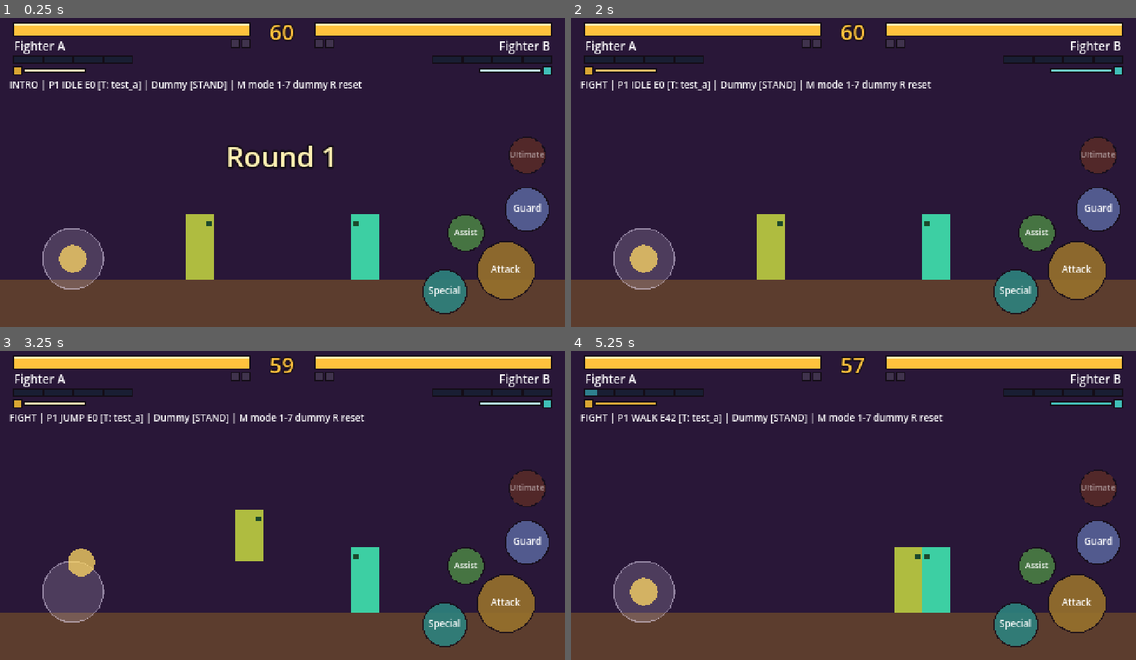
Above: before the commit, frames 1-4 (two rows, left to right).
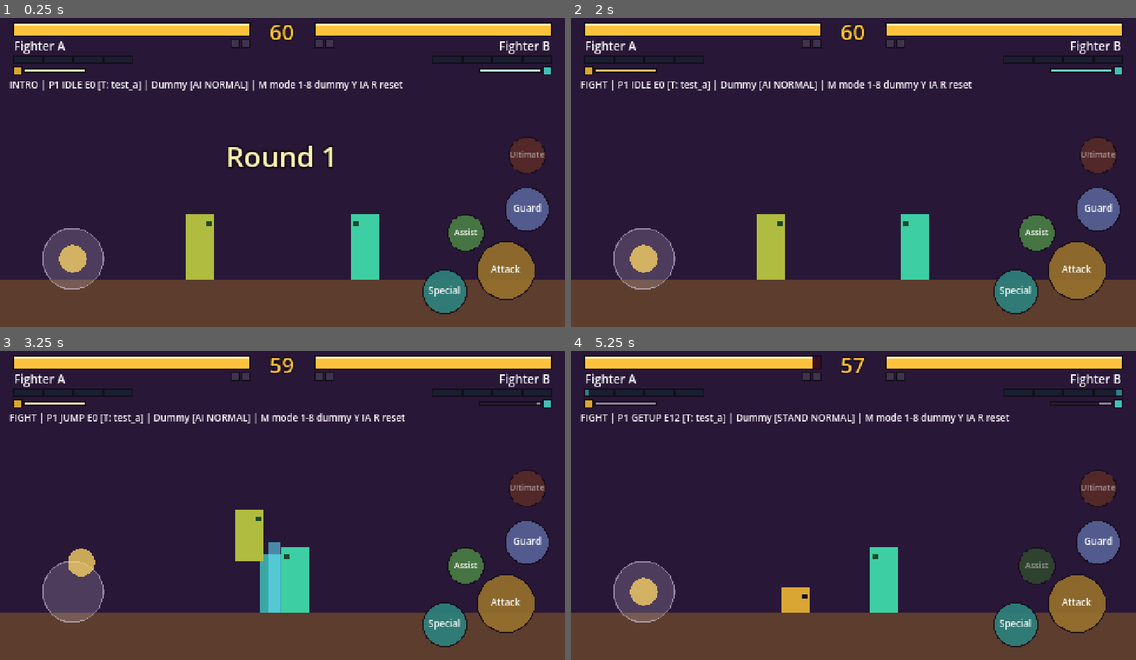
Above: after the commit, the same moments.

Repository: NabOuat/Fighter
Game: Godot game, scene res://scenes/fight/fight.tscn
Same seed, same stepped clock (60 frames per second), same inputs: the game is played once before the commit and once after it.
Inputs (mouse positions are in pixels of both pictures, inside the frame that each line leads up to):
- Up to frame 1 (0.25 s): no input
- Up to frame 2 (2 s): tap Enter at 0.5 s; move the mouse to (977, 150) at 0.52 s; hold D (move_right) 0.53-1.25 s; tap I (assist) at 0.6 s; click (977, 150) at 0.67 s; tap W (jump) at 0.77, 1.07 s; tap J (attack) at 0.8 s; drag from (740, 184) to (825, 231) at 1.27 s
- Up to frame 3 (3.25 s): move the mouse to (339, 431) at 2.02 s; hold A (move_left) 2.03-2.75 s; hold S (crouch) 2.03-2.75 s; tap L (guard) at 2.3 s; drag from (254, 564) to (113, 452) at 2.77 s
- Up to frame 4 (5.25 s): move the mouse to (1023, 548) at 3.52 s; hold D (move_right) 3.53-4.25 s; hold K (special) 3.53-4.25 s; tap W (jump) at 3.77, 4.07 s; tap U (ultimate) at 3.8 s; drag from (684, 452) to (768, 422) at 4.27 s; tap Space at 5 s; move the mouse to (881, 502) at 5.02 s; hold D (move_right) from 5.03 s (still down); tap 1 at 5.1 s; click (881, 502) at 5.17 s

The runs differ from the first frame. In frame 1, 0.6% of the frame differs, in the area x 34-72%, y 20-24%; in frame 2, 2.2%; in frame 3, 3.6%; in frame 4, 5.3%, in the area x 3-98%, y 1-85%.

Commit message:
Prototype de combat, étape 7 : IA
IA en trois niveaux (facile, normale, difficile) qui joue avec les
mêmes commandes qu'un joueur : parade haute ou basse, contre parfait,
esquive mystique, punition des coups ratés, plans d'attaque (combo,
coup bas, saut, projectile, attaque foncée, soutien, charge, ultime),
réserve d'énergie pour l'esquive et économie pour l'ultime. Elle
contrôle l'adversaire par défaut (touche Y : difficulté, 8 : IA).
Fin de la phase 1 : prototype de combat.

Co-Authored-By: Claude Opus 5.5 <noreply@anthropic.com>

Diff:
--- a/scenes/fight/fight.gd
+++ b/scenes/fight/fight.gd
@@ -18,8 +18,8 @@
 
 ## Les étapes d'un combat.
 enum Phase { INTRO, FIGHT, ROUND_OVER, MATCH_OVER }
-## Ce que fait le mannequin (touches 1 à 7 pendant le test).
-enum DummyMode { STAND, GUARD_HIGH, GUARD_LOW, ATTACK, ATTACK_LOW, PROJECTILE, ASSIST }
+## Ce que fait le mannequin (touches 1 à 8 pendant le test). AI = l'ordinateur joue vraiment.
+enum DummyMode { STAND, GUARD_HIGH, GUARD_LOW, ATTACK, ATTACK_LOW, PROJECTILE, ASSIST, AI }
 
 ## Soutiens de test, à faire défiler avec la touche T : attaque, protection, soin.
 const TEST_SUPPORTS: Array[FighterData] = [
@@ -79,7 +79,9 @@
 
 var hitstop := 0
 var ultimate_freeze := 0
-var dummy_mode: DummyMode = DummyMode.STAND
+var dummy_mode: DummyMode = DummyMode.AI
+## L'adversaire contrôlé par l'ordinateur (touche Y : changer la difficulté).
+var ai := FighterAI.new(FighterAI.Difficulty.NORMAL)
 var frame_count := 0
 var popup_frames := 0
 var projectiles: Array[Projectile] = []
@@ -192,9 +194,11 @@
 		KEY_0:
 			for fighter in fighters:
 				fighter.energy = 0.0
-		KEY_1, KEY_2, KEY_3, KEY_4, KEY_5, KEY_6, KEY_7:
+		KEY_1, KEY_2, KEY_3, KEY_4, KEY_5, KEY_6, KEY_7, KEY_8:
 			dummy_mode = (event.physical_keycode - KEY_1) as DummyMode
 			frame_count = 0
+		KEY_Y:
+			ai.difficulty = ((ai.difficulty + 1) % FighterAI.Difficulty.size()) as FighterAI.Difficulty
 		KEY_T:
 			support_index = (support_index + 1) % TEST_SUPPORTS.size()
 			player.support = TEST_SUPPORTS[support_index]
@@ -323,6 +327,9 @@
 
 ## Donne ses commandes au mannequin selon le mode choisi.
 func _drive_dummy() -> void:
+	if dummy_mode == DummyMode.AI:
+		ai.update(dummy, player, projectiles)
+		return
 	var intent := dummy.intent
 	var beat := frame_count % DUMMY_PERIOD
 	intent.guard = dummy_mode in [DummyMode.GUARD_HIGH, DummyMode.GUARD_LOW]
@@ -547,8 +554,8 @@
 	dim.visible = ultimate_freeze > 0
 	# Texte de débogage pour le développeur, absent du jeu final
 	# (c'est pour ça qu'il n'est pas dans le fichier de traductions).
-	debug_label.text = "%s | P1 %s E%d [T: %s] | Dummy [%s] | M mode 1-7 dummy R reset" % [
+	debug_label.text = "%s | P1 %s E%d [T: %s] | Dummy [%s %s] | M mode 1-8 dummy Y IA R reset" % [
 		"TRAINING" if training else Phase.keys()[phase],
 		Fighter.State.keys()[player.state], int(player.energy), player.support.id,
-		DummyMode.keys()[dummy_mode],
+		DummyMode.keys()[dummy_mode], FighterAI.Difficulty.keys()[ai.difficulty],
 	]
--- a/scenes/fighters/fighter.gd
+++ b/scenes/fighters/fighter.gd
@@ -84,6 +84,9 @@
 var energy := 0.0
 var current_attack: AttackData
 var attack_frame := 0
+## Numéro de l'attaque, augmenté à chaque nouveau coup (sert à l'IA pour
+## reconnaître un coup qu'elle a déjà vu).
+var attack_serial := 0
 ## Position dans le combo (0 = premier coup).
 var combo_index := -1
 ## Vrai quand l'attaque en cours a déjà touché (un coup ne touche qu'une fois).
@@ -420,6 +423,7 @@
 	current_attack = attack
 	attack_frame = 0
 	attack_has_hit = false
+	attack_serial += 1
 
 
 ## Lance le spécial demandé (1 ou 2) s'il y a assez d'énergie. Renvoie vrai s'il part.
--- /dev/null
+++ b/scenes/fighters/fighter_ai.gd
@@ -0,0 +1,310 @@
+class_name FighterAI
+extends RefCounted
+## L'intelligence artificielle d'un combattant contrôlé par l'ordinateur.
+##
+## Elle ne triche pas : elle remplit les « intentions » du combattant (avancer,
+## frapper, parer...) exactement comme un joueur avec sa manette, et le
+## combattant applique les mêmes règles. La difficulté change seulement la
+## vitesse de réaction et la qualité des choix.
+##
+## Chaque frame, dans cet ordre :
+##   1. si elle encaisse un coup : tenter l'esquive mystique ;
+##   2. si un coup ou un projectile arrive : parer ou contrer (selon la difficulté) ;
+##   3. si l'adversaire a raté un coup juste devant elle : le punir ;
+##   4. sinon, suivre son plan du moment (avancer, frapper, lancer un projectile...)
+##      et en choisir un nouveau quand il est fini.
+
+enum Difficulty { EASY, NORMAL, HARD }
+enum Plan { WAIT, APPROACH, RETREAT, COMBO, LOW_ATTACK, JUMP_IN, PROJECTILE, DASH, ULTIMATE, ASSIST, CHARGE }
+
+## Réglages selon la difficulté (les chances vont de 0 à 1).
+## think : frames entre deux décisions (plus c'est petit, plus elle réagit vite).
+const SETTINGS := {
+	Difficulty.EASY: {
+		"think": 28, "block": 0.15, "parry": 0.0, "dodge": 0.0, "aggression": 0.35,
+		"punish": 0.1, "cancel": 0.0, "ultimate": 0.3, "assist": 0.1,
+	},
+	Difficulty.NORMAL: {
+		"think": 16, "block": 0.5, "parry": 0.05, "dodge": 0.25, "aggression": 0.55,
+		"punish": 0.45, "cancel": 0.3, "ultimate": 0.7, "assist": 0.2,
+	},
+	Difficulty.HARD: {
+		"think": 7, "block": 0.85, "parry": 0.25, "dodge": 0.6, "aggression": 0.7,
+		"punish": 0.9, "cancel": 0.8, "ultimate": 1.0, "assist": 0.3,
+	},
+}
+## Distances, en pixels : à portée du combo, et distance moyenne.
+const CLOSE := 34.0
+const MID := 90.0
+## Écart entre deux appuis sur Attaque dans un combo.
+const COMBO_GAP := 7
+## Un appui court sur Spécial dure 3 frames (au-delà de 10, on chargerait).
+const SPECIAL_TAP := 3
+## Un projectile est une menace quand il est à moins de cette distance.
+const PROJECTILE_ALERT := 110.0
+
+var difficulty: Difficulty
+var rng := RandomNumberGenerator.new()
+
+var _plan: Plan = Plan.WAIT
+var _plan_frame := 0
+var _plan_length := 0
+var _think_cooldown := 0
+## La menace déjà évaluée (pour ne tirer au sort qu'une fois par coup adverse).
+var _threat_key := ""
+var _will_block := false
+var _will_parry := false
+var _parry_done := false
+var _dodge_tried := false
+var _punish_key := ""
+var _cancel_key := ""
+var _air_attack_done := false
+
+
+## seed : graine du hasard (0 = différente à chaque partie, autre = parties rejouables).
+func _init(level: Difficulty = Difficulty.NORMAL, seed := 0) -> void:
+	difficulty = level
+	if seed != 0:
+		rng.seed = seed
+	else:
+		rng.randomize()
+
+
+## Appelée à chaque frame par l'arène, avant que le combattant lise ses intentions.
+func update(me: Fighter, op: Fighter, projectiles: Array[Projectile]) -> void:
+	var intent := me.intent
+	for key in intent:
+		intent[key] = false
+	var s: Dictionary = SETTINGS[difficulty]
+	var toward := 1 if op.global_position.x > me.global_position.x else -1
+	var distance := absf(op.global_position.x - me.global_position.x)
+	_think_cooldown = maxi(0, _think_cooldown - 1)
+
+	# 1. Encaisser : une seule tentative d'esquive par coup reçu.
+	if me.state == Fighter.State.HITSTUN:
+		if not _dodge_tried:
+			_dodge_tried = true
+			if me.energy >= Fighter.ENERGY_SEGMENT and _roll(s.dodge):
+				intent.guard_pressed = true
+		return
+	_dodge_tried = false
+
+	# 2. Se défendre.
+	if _defend(me, op, projectiles, distance, toward, s):
+		return
+
+	# 3. Annuler un combo qui a touché en attaque foncée (spécial 2).
+	if _try_cancel(me, toward, s):
+		return
+
+	# 4. Punir un coup raté juste devant soi.
+	if _try_punish(me, op, distance, s):
+		return
+
+	# 5. Suivre le plan, ou en choisir un nouveau.
+	if _plan_frame >= _plan_length and _think_cooldown == 0:
+		_choose_plan(me, op, distance, s)
+	_follow_plan(me, op, distance, toward)
+	_plan_frame += 1
+
+
+# --- Défense -----------------------------------------------------------------
+
+## Renvoie vrai si l'IA se défend à cette frame (elle ne fait rien d'autre).
+func _defend(me: Fighter, op: Fighter, projectiles: Array[Projectile], distance: float, toward: int, s: Dictionary) -> bool:
+	var threat := _find_threat(me, op, projectiles, distance)
+	if threat.is_empty():
+		_threat_key = ""
+		return false
+	if threat.key != _threat_key:
+		# Nouvelle menace : on décide une seule fois si on la pare ou si on la contre.
+		_threat_key = threat.key
+		_will_block = _roll(s.block)
+		_will_parry = _roll(s.parry)
+		_parry_done = false
+	var intent := me.intent
+	# Contre parfait : appuyer sur Garde 2 à 3 frames avant l'impact.
+	if _will_parry and not _parry_done and threat.frames_to_hit <= 3:
+		_parry_done = true
+		intent.guard_pressed = true
+		return true
+	if _will_block:
+		intent.guard = true
+		intent.crouch = threat.low
+		return true
+	return false
+
+
+## Cherche ce qui va frapper l'IA : un coup de l'adversaire à portée, ou un projectile
+## qui arrive. Renvoie {} s'il n'y a rien, sinon {key, low, frames_to_hit}.
+func _find_threat(me: Fighter, op: Fighter, projectiles: Array[Projectile], distance: float) -> Dictionary:
+	var attack := op.current_attack
+	if attack and op.state in [Fighter.State.ATTACK, Fighter.State.JUMP]:
+		var before_end := attack.startup + attack.active - op.attack_frame
+		var reach := attack.hitbox.position.x + attack.hitbox.size.x + attack.dash_speed / 60.0 * attack.active + 14.0
+		if before_end >= 0 and distance < reach and attack.hitbox.has_area():
+			return {
+				"key": "a%d" % op.attack_serial,
+				"low": attack.hit_level == AttackData.HitLevel.LOW,
+				"frames_to_hit": maxi(0, attack.startup + 1 - op.attack_frame),
+			}
+	for projectile in projectiles:
+		if projectile.shooter != op:
+			continue
+		var gap := me.global_position.x - projectile.global_position.x
+		var coming := signf(gap) == float(projectile.direction)
+		if coming and absf(gap) < PROJECTILE_ALERT:
+			return {
+				"key": "p%d" % projectile.get_instance_id(),
+				"low": projectile.data.hit.hit_level == AttackData.HitLevel.LOW,
+				"frames_to_hit": int((absf(gap) - 20.0) / projectile.data.speed * 60.0),
+			}
+	return {}
+
+
+# --- Opportunités ------------------------------------------------------------
+
+## Après un coup du combo qui a touché : enchaîner sur le spécial 2 (avant + Spécial).
+func _try_cancel(me: Fighter, toward: int, s: Dictionary) -> bool:
+	if me.state != Fighter.State.ATTACK or not me.attack_has_hit or me.combo_index < 0:
+		return false
+	if me.data.special_2 == null or not _can_spend(me, s):
+		return false
+	var key := "c%d" % me.attack_serial
+	if key == _cancel_key:
+		return false
+	_cancel_key = key
+	if not _roll(s.cancel):
+		return false
+	_start_plan(Plan.DASH, 20)
+	_follow_plan(me, null, 0.0, toward)
+	_plan_frame += 1
+	return true
+
+
+## L'adversaire termine un coup raté juste devant : le frapper avant qu'il se remette.
+func _try_punish(me: Fighter, op: Fighter, distance: float, s: Dictionary) -> bool:
+	var attack := op.current_attack
+	if attack == null or op.state != Fighter.State.ATTACK or distance > CLOSE + 4.0:
+		return false
+	if op.attack_frame <= attack.startup + attack.active:
+		return false
+	var key := "x%d" % op.attack_serial
+	if key == _punish_key:
+		return false
+	_punish_key = key
+	if not _roll(s.punish):
+		return false
+	_start_plan(Plan.COMBO, 40)
+	return false
+
+
+# --- Plans -------------------------------------------------------------------
+
+func _choose_plan(me: Fighter, op: Fighter, distance: float, s: Dictionary) -> void:
+	_think_cooldown = s.think
+	var aggression: float = s.aggression
+	var r := rng.randf()
+	if me.energy >= Fighter.MAX_ENERGY and me.data.ultimate and distance < 80.0 and _roll(s.ultimate):
+		_start_plan(Plan.ULTIMATE, 60)
+	elif me.can_call_assist() and distance < 160.0 and _roll(s.assist):
+		_start_plan(Plan.ASSIST, 8)
+	elif distance > MID:
+		var saving := _saving_for_ultimate(me)
+		if saving and op.current_attack == null:
+			_start_plan(Plan.CHARGE, rng.randi_range(30, 70))
+		elif _can_spend(me, s) and me.active_projectiles == 0 and me.data.special_1 and r < 0.45:
+			_start_plan(Plan.PROJECTILE, 30)
+		elif me.energy < 2 * Fighter.ENERGY_SEGMENT and r < 0.65 and op.current_attack == null:
+			_start_plan(Plan.CHARGE, rng.randi_range(30, 70))
+		else:
+			_start_plan(Plan.APPROACH, rng.randi_range(20, 40))
+	elif distance > CLOSE:
+		if r < aggression * 0.5:
+			_start_plan(Plan.APPROACH, rng.randi_range(10, 20))
+		elif r < aggression * 0.7:
+			_start_plan(Plan.JUMP_IN, 70)
+		elif r < aggression * 0.85 and me.data.special_2 and _can_spend(me, s):
+			_start_plan(Plan.DASH, 40)
+		elif r < 0.9:
+			_start_plan(Plan.WAIT, rng.randi_range(8, 20))
+		else:
+			_start_plan(Plan.RETREAT, rng.randi_range(10, 20))
+	else:
+		if r < aggression:
+			_start_plan(Plan.LOW_ATTACK if rng.randf() < 0.3 else Plan.COMBO, 40)
+		elif r < aggression + 0.15:
+			_start_plan(Plan.RETREAT, rng.randi_range(10, 20))
+		else:
+			_start_plan(Plan.WAIT, rng.randi_range(5, 12))
+
+
+func _start_plan(plan: Plan, length: int) -> void:
+	_plan = plan
+	_plan_length = length
+	_plan_frame = 0
+	_air_attack_done = false
+
+
+func _follow_plan(me: Fighter, op: Fighter, distance: float, toward: int) -> void:
+	var intent := me.intent
+	var f := _plan_frame
+	match _plan:
+		Plan.APPROACH:
+			_hold_direction(intent, toward)
+			if distance < CLOSE - 4.0:
+				_plan_length = f
+		Plan.RETREAT:
+			_hold_direction(intent, -toward)
+		Plan.COMBO:
+			intent.attack = f in [0, COMBO_GAP, COMBO_GAP * 2]
+		Plan.LOW_ATTACK:
+			intent.crouch = f < 20
+			intent.attack = f == 1
+		Plan.JUMP_IN:
+			if f < 3:
+				intent.jump = true
+				_hold_direction(intent, toward)
+			elif me.state == Fighter.State.JUMP:
+				# Frapper en redescendant, une fois proche.
+				if not _air_attack_done and me.velocity.y > 0.0 and distance < 44.0:
+					intent.attack = true
+					_air_attack_done = true
+			elif f > 5:
+				_plan_length = f
+		Plan.PROJECTILE:
+			intent.special = f < SPECIAL_TAP
+		Plan.DASH:
+			intent.special = f < SPECIAL_TAP
+			if f < SPECIAL_TAP:
+				_hold_direction(intent, toward)
+		Plan.ULTIMATE:
+			intent.ultimate = f == 0
+		Plan.ASSIST:
+			intent.assist = f == 0
+		Plan.CHARGE:
+			# On arrête de charger si l'adversaire s'approche.
+			intent.special = true
+			if op and distance < MID:
+				_plan_length = f
+
+
+## Vrai si l'IA peut dépenser un segment pour un coup spécial. Si elle sait esquiver,
+## elle garde toujours un segment en réserve pour l'esquive mystique.
+func _can_spend(me: Fighter, s: Dictionary) -> bool:
+	var reserve := Fighter.ENERGY_SEGMENT if s.dodge > 0.0 else 0
+	return me.energy >= Fighter.ENERGY_SEGMENT + reserve and not _saving_for_ultimate(me)
+
+
+## À partir de 3 segments, l'IA garde son énergie pour l'ultime (sauf pour esquiver).
+func _saving_for_ultimate(me: Fighter) -> bool:
+	return me.data.ultimate != null and me.energy >= 3 * Fighter.ENERGY_SEGMENT and me.energy < Fighter.MAX_ENERGY
+
+
+func _hold_direction(intent: Dictionary, direction: int) -> void:
+	intent.right = direction > 0
+	intent.left = direction < 0
+
+
+func _roll(chance: float) -> bool:
+	return rng.randf() < chance
Not shown, added: scenes/fighters/fighter_ai.gd.uid
Not shown, changed: CLAUDE.md
Not shown, changed: README.md
